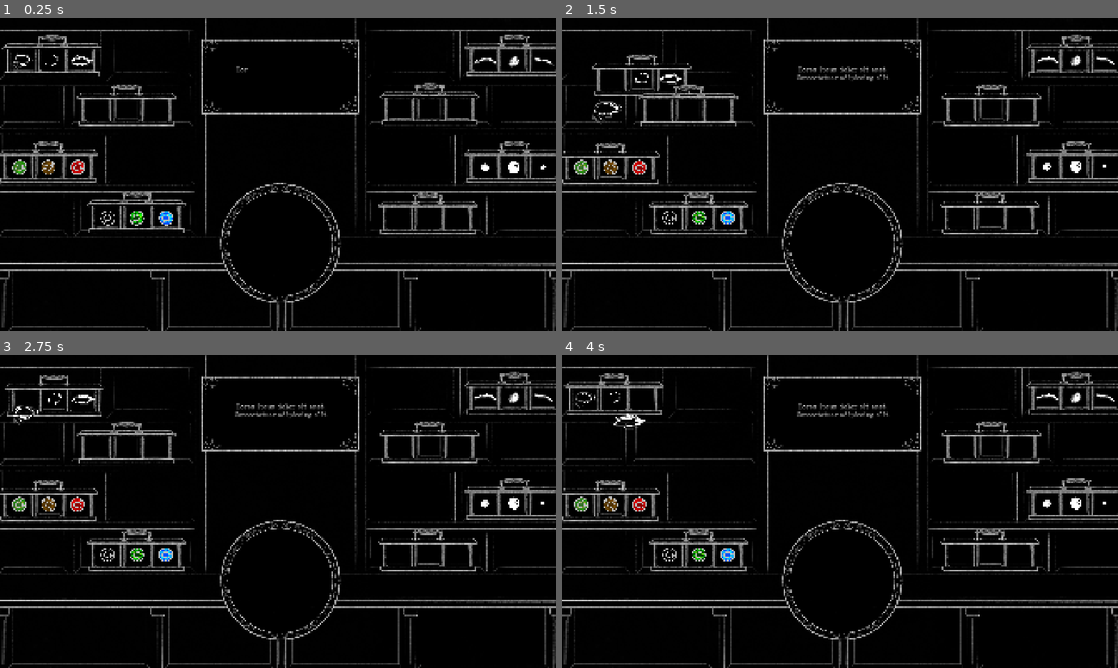
Above: before the commit, frames 1-4 (two rows, left to right).
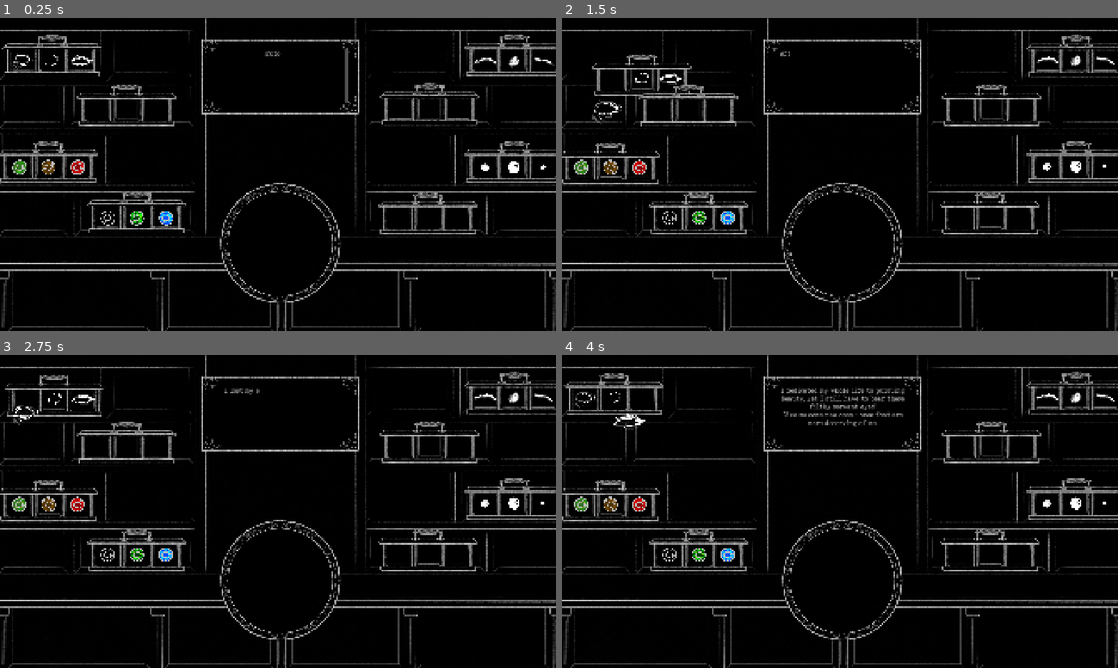
Above: after the commit, the same moments.

Repository: MarkusSecundus/Gamestudies-Experiment
Game: Godot game, scene res://scenes/MainScene.tscn
The game is run twice, just before and just after one commit, with the same random seed, the same clock (stepped at 60 frames per second) and the same inputs. Sound files missing from this copy of the repository are replaced by a short silence.
Inputs (mouse positions are in pixels of both pictures, inside the frame that each line leads up to):
- Up to frame 1 (0.25 s): no input
- Up to frame 2 (1.5 s): drag from (612, 36) to (689, 86) at 0.52 s; drag from (628, 89) to (578, 168) at 1.27 s
- Up to frame 3 (2.75 s): move the mouse to (61, 405) at 2.02 s; click (61, 405) at 2.17 s
- Up to frame 4 (4 s): drag from (645, 398) to (578, 505) at 2.77 s; drag from (689, 423) to (612, 480) at 3.52 s

The runs differ from the first frame. In frame 1, 0.2% of the frame differs, in the area x 42-63%, y 10-28%; in frame 2, 0.4%; in frame 3, 0.4%; in frame 4, 1.0%, in the area x 39-62%, y 10-23%.

Commit message:
dialog system WIP

Diff:
--- a/scenes/MainScene.tscn
+++ b/scenes/MainScene.tscn
@@ -32,7 +32,7 @@
 [ext_resource type="Texture2D" uid="uid://vkh8e3ac527q" path="res://art/pupils/pupil5.png" id="16_ye0jt"]
 [ext_resource type="Texture2D" uid="uid://dgjs8vfbnjjrg" path="res://art/pupils/pupil6.png" id="17_7wwop"]
 [ext_resource type="Texture2D" uid="uid://bi1aoba2wuenu" path="res://art/irises/iris6.png" id="17_jcw2p"]
-[ext_resource type="Script" uid="uid://0e7cubkvwvvf" path="res://scripts/old/PrettyTextBox.gd" id="28_i7ifx"]
+[ext_resource type="Script" uid="uid://0e7cubkvwvvf" path="res://scripts/dialog_system/PrettyTextBox.gd" id="28_i7ifx"]
 [ext_resource type="FontFile" uid="uid://bkxx1ukjneiqi" path="res://art/fonts/veteran typewriter.ttf" id="28_qavw1"]
 [ext_resource type="AudioStream" uid="uid://lyyv4d1y88ut" path="res://art/sounds/typing1.wav" id="29_kwqb8"]
 [ext_resource type="AudioStream" uid="uid://dvwvtqkhmkjja" path="res://art/sounds/typing2.wav" id="30_y15d6"]
@@ -44,6 +44,9 @@
 [ext_resource type="PackedScene" uid="uid://dieqi7fura551" path="res://prefabs/eye_holder.tscn" id="39_f4jp2"]
 [ext_resource type="Script" uid="uid://bf7lv13p2npde" path="res://scripts/EyePiedestal.gd" id="43_2so2y"]
 [ext_resource type="Texture2D" uid="uid://3nt84bbdeiat" path="res://art/shop/text_bubble.png" id="44_7yh6i"]
+[ext_resource type="Script" uid="uid://oftyspnf0fd3" path="res://scripts/dialog_system/DialogSystem.gd" id="45_pwxld"]
+[ext_resource type="Script" uid="uid://24o8mm5k8wt3" path="res://scripts/dialog_system/DialogMessage.gd" id="46_cw1g3"]
+[ext_resource type="Script" uid="uid://cymijsmi3fejy" path="res://scripts/dialog_system/simple_actions/DialogSimpleCondition.gd" id="47_q5chl"]
 
 [sub_resource type="CircleShape2D" id="CircleShape2D_doyhq"]
 radius = 41.0
@@ -1386,7 +1389,6 @@
 offset_bottom = 334.0
 script = ExtResource("28_i7ifx")
 sounds_per_char = Array[AudioStream]([ExtResource("29_kwqb8"), ExtResource("30_y15d6"), ExtResource("31_u55b3"), ExtResource("32_wsqty"), ExtResource("33_oiest")])
-print_on_start = true
 
 [node name="Frame" type="NinePatchRect" parent="TextBubble"]
 layout_mode = 1
@@ -1421,6 +1423,54 @@
 Lorem ipsum dolor sit amet. Consectetuer adipiscing elit"
 horizontal_alignment = 1
 visible_characters_behavior = 3
+
+[node name="DialogSystem" type="Node" parent="." node_paths=PackedStringArray("default_text_box")]
+script = ExtResource("45_pwxld")
+run_on_start = true
+default_text_box = NodePath("../TextBubble")
+
+[node name="Tutorial1" type="Node" parent="DialogSystem"]
+script = ExtResource("47_q5chl")
+
+[node name="Text" type="Node" parent="DialogSystem/Tutorial1"]
+script = ExtResource("46_cw1g3")
+text = "[Tutorial]
+Assemble an eye by clicking on the different eye parts.
+When all 4 eye parts are present and you are satisfied with  your creation, submit it to the customer by dragging it onto this text bubble."
+
+[node name="Tutorial2" type="Node" parent="DialogSystem"]
+script = ExtResource("47_q5chl")
+
+[node name="Text" type="Node" parent="DialogSystem/Tutorial2"]
+script = ExtResource("46_cw1g3")
+text = "Hello, I am yet another tutorial customer.
+Please create whatever eye you like and give it to me.
+Real customers will follow right after."
+
+[node name="NeedsToForgetWhatHeDid" type="Node" parent="DialogSystem"]
+script = ExtResource("47_q5chl")
+
+[node name="Text" type="Node" parent="DialogSystem/NeedsToForgetWhatHeDid"]
+script = ExtResource("46_cw1g3")
+text = "After what I did, my family will never look into my eyes.
+Please give me new ones, so that they forget.
+...so that I can forget."
+
+[node name="LoyalKnight" type="Node" parent="DialogSystem"]
+script = ExtResource("47_q5chl")
+
+[node name="Text" type="Node" parent="DialogSystem/LoyalKnight"]
+script = ExtResource("46_cw1g3")
+text = "I lost my eyes serving my king and country.
+Please, help me so that I can ride into battle once more."
+
+[node name="Vain" type="Node" parent="DialogSystem"]
+script = ExtResource("47_q5chl")
+
+[node name="Text" type="Node" parent="DialogSystem/Vain"]
+script = ExtResource("46_cw1g3")
+text = "I dedicated my whole life to pursuing beauty, yet I still have to bear these filthy servant eyes!
+Give me some new ones - ones that are more deserving of me."
 
 [connection signal="button_down" from="EyeShapes/EyeHuma1" to="EyeShapes/EyeHuma1" method="_on_button_down"]
 [connection signal="button_up" from="EyeShapes/EyeHuma1" to="EyeShapes/EyeHuma1" method="_on_button_up"]
--- a/scenes/SoundManager.tscn
+++ b/scenes/SoundManager.tscn
@@ -11,7 +11,7 @@
 
 [node name="Layer0" type="AudioStreamPlayer" parent="SoundtrackLayers"]
 stream = ExtResource("2_7h8s6")
-volume_db = -4.793
+volume_db = -80.0
 autoplay = true
 script = ExtResource("1_rupev")
 decibels = Array[float]([0.0])
--- /dev/null
+++ b/scripts/dialog_system/DialogContext.gd
@@ -0,0 +1,6 @@
+class_name DialogContext
+extends RefCounted
+
+var _temporary_variables : Dictionary[String, Variant] = {}
+
+var default_text_box : PrettyTextBox
--- /dev/null
+++ b/scripts/dialog_system/DialogJump.gd
@@ -0,0 +1,7 @@
+class_name DialogJump
+extends IDialogAction
+@export var destination : IDialogAction
+
+
+func do_perform(ctx: DialogContext, on_finished: Callable)->void:
+	on_finished.call(destination)
--- /dev/null
+++ b/scripts/dialog_system/DialogMessage.gd
@@ -0,0 +1,23 @@
+@tool
+class_name DialogMessage
+extends IDialogAction
+
+@export var wait_for_user_input : bool = true
+@export_multiline var text : String
+@export var append: bool = false
+@export var text_box_override : PrettyTextBox = null
+
+
+func do_perform(ctx: DialogContext, on_finished: Callable)->void:
+	var text_box := text_box_override if text_box_override else ctx.default_text_box
+	var on_printing_finished: Callable = func():
+		if wait_for_user_input:
+			print("{0} - awaiting user input...".format([self.name]))
+			while true:
+				await get_tree().process_frame
+				if Input.is_action_just_pressed("SkipDialog"):
+					print("got an input event")
+					break
+		_default_perform(ctx, on_finished)
+	if append: text_box.append_text("\n" + text, on_printing_finished)
+	else: text_box.print_text(text, on_printing_finished)
--- /dev/null
+++ b/scripts/dialog_system/DialogSystem.gd
@@ -0,0 +1,58 @@
+@tool
+class_name DialogSystem
+extends SomeDialogContainer
+
+@export var run_on_start : bool = false
+@export var default_text_box : PrettyTextBox
+
+func _ready() -> void:
+	if Engine.is_editor_hint(): return
+	if run_on_start: do_run()
+
+func do_run(start: IDialogAction = null, on_everything_finished: Callable = Callable())->void:
+	if not start: start = NodeUtils.get_child_of_type(self, IDialogAction) as IDialogAction
+	assert(start, "No starting dialog action was found for dialog system {0}".format([self.name]))
+
+	var ctx := DialogContext.new()
+	ctx.default_text_box = default_text_box
+	var runner := ActionRunner.new(ctx, on_everything_finished)
+
+	runner.iteration(start)
+
+
+class ActionRunner:
+	extends RefCounted
+	var ctx: DialogContext
+	var current : IDialogAction
+	var on_everything_finished : Callable
+
+	func _init(the_ctx: DialogContext, the_on_everything_finished : Callable)->void:
+		ctx = the_ctx
+		current = null
+		on_everything_finished = the_on_everything_finished
+
+	func iteration(next: IDialogAction)->void:
+		if not next: next = DialogSystem.get_default_next(current)
+		if not next:
+			print("Finished, at node {0}".format([current.name]))
+			if on_everything_finished: on_everything_finished.call()
+			return
+		current = next
+		print("Performing node {0}".format([next.name]))
+		var next_iteration : Callable = func(n)->void: iteration(n)
+		current.do_perform(ctx, next_iteration)
+
+
+static func get_default_next(a: Node)->IDialogAction:
+	print("getting default next!")
+	var include_internal := true
+	var parent:= a.get_parent()
+	while parent:
+		var start_idx:= a.get_index(include_internal) + 1
+		for current_idx in Vector2i(start_idx, parent.get_child_count(include_internal)):
+			var next := parent.get_child(current_idx, include_internal) as IDialogAction
+			if next: return next
+		if parent is DialogSystem: break
+		a = parent
+		parent = parent.get_parent()
+	return null
--- /dev/null
+++ b/scripts/dialog_system/IDialogAction.gd
@@ -0,0 +1,9 @@
+class_name IDialogAction
+extends SomeDialogContainer
+
+func do_perform(ctx: DialogContext, on_finished: Callable)->void:
+	_default_perform(ctx, on_finished)
+
+
+func _default_perform(_ctx: DialogContext, on_finished: Callable)->void:
+	on_finished.call(null)
--- a/scripts/old/PrettyTextBox.gd
+++ b/scripts/dialog_system/PrettyTextBox.gd
@@ -1,5 +1,5 @@
 class_name PrettyTextBox
-extends Node
+extends Control
 
 
 @export var seconds_per_char := 0.05
@@ -34,25 +34,30 @@
 			if _on_finished: _on_finished.call()
 			on_printing_finished.emit()
 
-func print_text(text:String, on_finished : Callable = Callable(), start_character_count: int = 0)->void:
+func _process(delta: float) -> void:
+	if not self.visible: return
+	#print("visible chars: %d (%f)"%[_lbl.visible_characters, _lbl.visible_ratio])
+
+
+func print_text(text:String, on_finished : Callable = Callable(), start_character_count: int = 0):
 	if is_printing_in_progress():
 		ErrorUtils.report_error("Printing new text while printing process is still running (old: '{0}', new: '{1}')".format([_lbl.text, text]))
 		finish_printing_immediately()
 	_lbl.text = text
 	_lbl.visible_characters = start_character_count
 	var total_chars := _lbl.get_total_character_count()
-	if start_character_count > total_chars:
-		ErrorUtils.report_error("Requesting start_character_count={0} when there are only {1} chars to print (text: '{2}')".format([start_character_count, total_chars, text]))
+	assert(start_character_count <= total_chars, "Requesting start_character_count={0} when there are only {1} chars to print (text: '{2}')".format([start_character_count, total_chars, text]))
 	_on_finished = on_finished
 	_tw = create_tween()
-	_tw.tween_method(func(i: int):
+	var tweener := _tw.tween_method(func(i: int):
 		_lbl.visible_characters = i
 		if randf() < char_sound_chance:
 			SoundManager.PlaySound(sounds_per_char.pick_random(), randf_range(sound_pitch_range.x, sound_pitch_range.y))
-		if i == total_chars:
-			if _on_finished: _on_finished.call()
-			on_printing_finished.emit()
 	, start_character_count, total_chars, (total_chars-start_character_count) * seconds_per_char)
+	await tweener.finished
+	_tw = null
+	if _on_finished: _on_finished.call()
+	on_printing_finished.emit()
 
 func append_text(to_append: String, on_finished: Callable = Callable())->void:
 	var new_text :String = _lbl.text + to_append
--- /dev/null
+++ b/scripts/dialog_system/SomeDialogContainer.gd
@@ -0,0 +1,7 @@
+@tool
+class_name SomeDialogContainer
+extends Node
+
+@export_tool_button("Add Message") var _add_message_btn = func()->void:NodeUtils.instantiate_child_by_type_and_select(self, DialogMessage, "Text")
+@export_tool_button("Add Jump") var _add_jump_btn = func()->void:NodeUtils.instantiate_child_by_type_and_select(self, DialogJump, "Jump")
+@export_tool_button("Add Simple Condition") var _add_simple_condition_btn = func()->void:NodeUtils.instantiate_child_by_type_and_select(self, DialogSimpleCondition, "Condition")
--- /dev/null
+++ b/scripts/dialog_system/simple_actions/DialogAction_SetSimpleCondition.gd
@@ -0,0 +1,9 @@
+extends IDialogAction
+
+@export var to_set : DialogSimpleCondition
+@export var value_to_set :bool = true
+
+
+func do_perform(ctx: DialogContext, on_finished: Callable)->void:
+	to_set.condition_holds = value_to_set
+	_default_perform(ctx, on_finished)
--- /dev/null
+++ b/scripts/dialog_system/simple_actions/DialogSimpleCondition.gd
@@ -0,0 +1,13 @@
+class_name DialogSimpleCondition
+extends IDialogAction
+
+@export var condition_holds : bool = true
+
+
+func do_perform(ctx: DialogContext, on_finished: Callable)->void:
+	if condition_holds:
+		var child := NodeUtils.get_child_of_type(self, IDialogAction) as IDialogAction
+		assert(child)
+		on_finished.call(child)
+	else:
+		_default_perform(ctx, on_finished)
--- a/scripts/test.gd
+++ b/scripts/test.gd
@@ -4,5 +4,10 @@
 
 @export var run: bool:
 	set(_val):
-		var arr : Dictionary[int, String] = {1:"abc", 2:"FDDD", 41: "Toto je text!"}
-		for i in arr.values(): print(i)
+		var i := DatastructUtils.Wrapper.new(10)
+		var c : Callable = func():
+			i.value += 1
+			print(i.value)
+		c.call()
+		c.call()
+		c.call()
--- a/scripts/util/DatastructUtils.gd
+++ b/scripts/util/DatastructUtils.gd
@@ -28,6 +28,7 @@
 	return minimum;
 
 class Wrapper:
+	extends RefCounted
 	var value;
 
 	@warning_ignore("shadowed_variable")
--- a/scripts/util/NodeUtils.gd
+++ b/scripts/util/NodeUtils.gd
@@ -128,17 +128,51 @@
 		i += 1
 	return ret
 
+static func is_the_only_selected_node(node: Node)->bool:
+	var selection := EditorInterface.get_selection().get_selected_nodes()
+	return selection.size() == 1 and selection[0] == node
+
+static func get_selected_nodes_of_type(type: Variant, ret : Array = []):
+	for n in EditorInterface.get_selection().get_selected_nodes():
+		if is_instance_of(n, type):
+			ret.append(n)
+	return ret
+
+static func set_selection(nodes: Array[Node])->void:
+	var selection := EditorInterface.get_selection()
+	selection.clear()
+	for n in nodes:
+		selection.add_node(n)
+
 
 static var _counter: int = 0;
 static func get_unique_id()->int:
 	_counter += 1;
 	return _counter;
 
+static func instantiate_child_by_type(parent: Node, type: Variant)->Node:
+	var ret :Node = type.new()
+	parent.add_child(ret)
+	ret.owner = parent.get_tree().edited_scene_root
+	return ret
+
 static func instantiate_child(parent: Node, prefab: Resource)->Node:
 	var ret :Node = prefab.instantiate()
 	parent.add_child(ret)
 	ret.owner = parent.get_tree().edited_scene_root
 	return ret
+
+static func instantiate_child_and_select(parent: Node, prefab: Resource, name: String)->Node:
+	var child := instantiate_child(parent, prefab)
+	child.name = name
+	NodeUtils.set_selection([child])
+	return child
+
+static func instantiate_child_by_type_and_select(parent: Node, type: Variant, name: String)->Node:
+	var child := instantiate_child_by_type(parent, type)
+	child.name = name
+	NodeUtils.set_selection([child])
+	return child
 
 
 static func try_send_message_to_typed_ancestor(this: Node, ancestor_type, message_name: String, arguments: Array):
@@ -150,3 +184,14 @@
 	var parent:Node = NodeUtils.get_ancestor_by_predicate(this.get_parent(), func(an:Node)->bool: return an.has_method(message_name))
 	if ! parent: return null
 	return parent.callv(message_name, arguments)
+
+
+static func get_full_name(this : Node, separator : String = "::", is_stop: Callable = Callable())->String:
+	var ret : Array[String] = []
+	var node : Node= this
+	var tree_root := this.get_tree().edited_scene_root if Engine.is_editor_hint() else this.get_tree().root
+	while (node != null) and (node != tree_root) and (not is_stop or is_stop.call(node)):
+		ret.append(node.name)
+		node = node.get_parent()
+	ret.reverse()
+	return DatastructUtils.string_concat(ret, "::")
Not shown: 1 places in scenes/MainScene.tscn that only renumber resources
Not shown, added: scripts/dialog_system/DialogContext.gd.uid
Not shown, added: scripts/dialog_system/DialogJump.gd.uid
Not shown, added: scripts/dialog_system/DialogMessage.gd.uid
Not shown, added: scripts/dialog_system/DialogSystem.gd.uid
Not shown, added: scripts/dialog_system/IDialogAction.gd.uid
Renamed: scripts/old/PrettyTextBox.gd.uid -> scripts/dialog_system/PrettyTextBox.gd.uid
Not shown, added: scripts/dialog_system/SomeDialogContainer.gd.uid
Not shown, added: scripts/dialog_system/simple_actions/DialogAction_SetSimpleCondition.gd.uid
Not shown, added: scripts/dialog_system/simple_actions/DialogSimpleCondition.gd.uid
